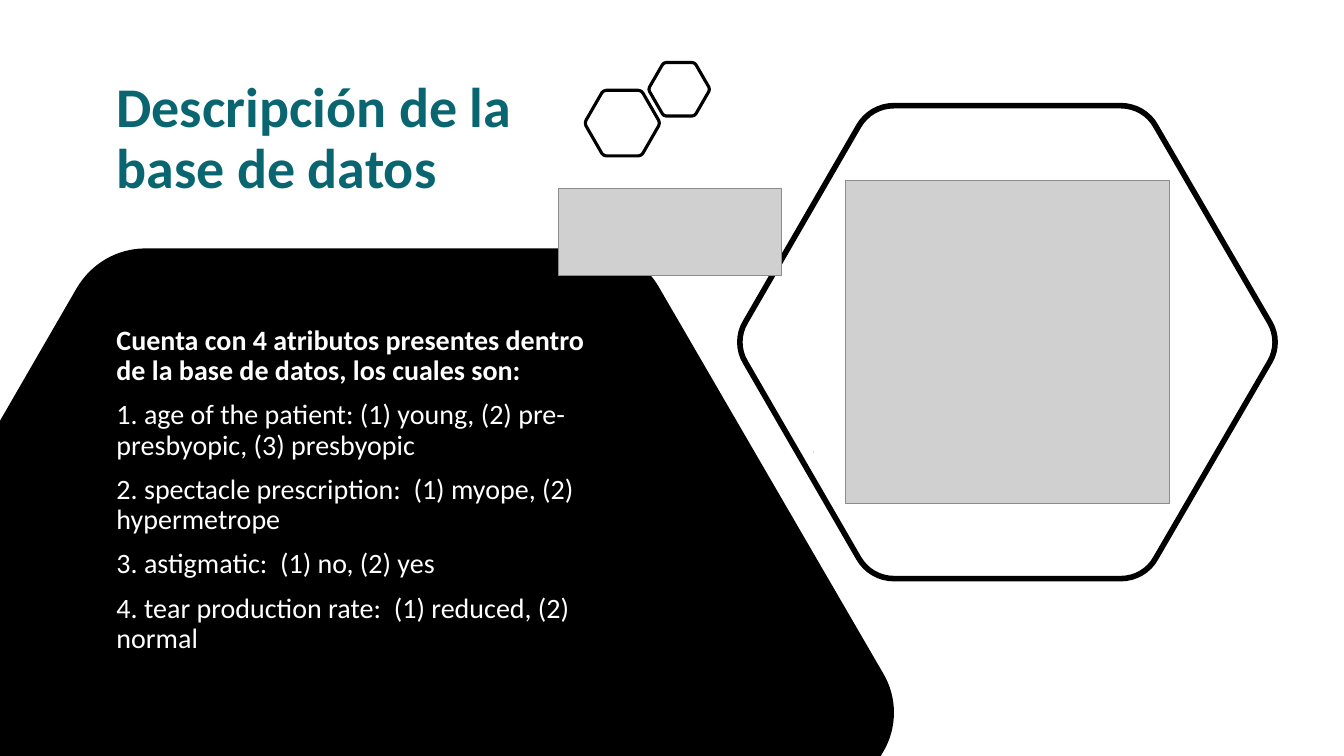
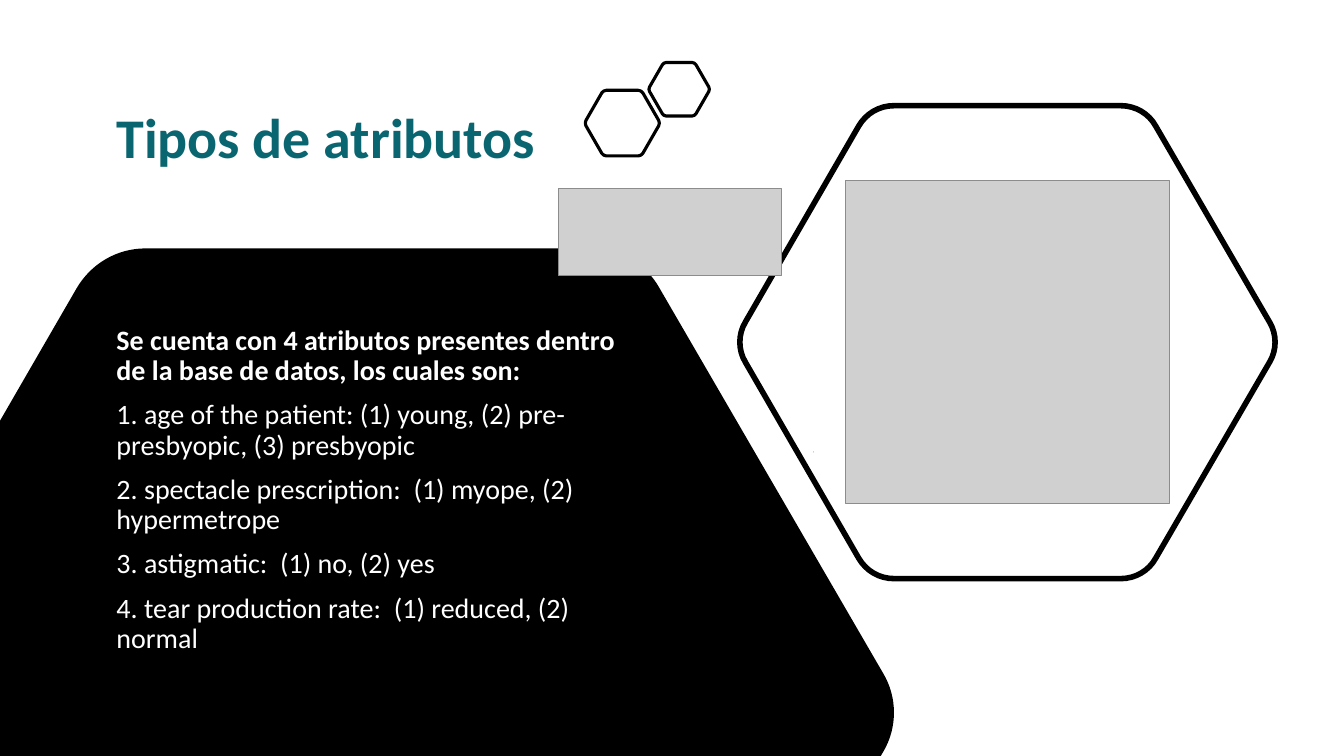
Before and after one commit to JuanAguilarDev/Data-mining-project, a slide deck: slide 4 of Plantilla Exposición.pptx (slide 3 before the commit). Drawn at 1344x756 pixels with LibreOffice and Linux fonts; fonts in the diff are those of the drawing; grey boxes stand for pictures; background and template pictures are left out. Boxes give left, top, right and bottom in pixels: in the first picture for what was removed or moved away, otherwise in the second. Text is boxed around its words. In the diff, an @@ line names an element or a change of style, - is before the commit and + after.

Commit message:
Update

```diff
--- a/Plantilla Exposición.pptx
+++ b/Plantilla Exposición.pptx
@@ title at (116, 118, 535, 167): text changed @@
-Descripción de la base de datos
+Tipos de atributos
@@ text at (116, 330, 614, 384): text changed @@
-Cuenta con 4 atributos presentes dentro de la base de datos, los cuales son:
+Se cuenta con 4 atributos presentes dentro de la base de datos, los cuales son:
```
Also in this commit, not shown: 4 other slides changed, 15 slides added, 4 slides removed.
